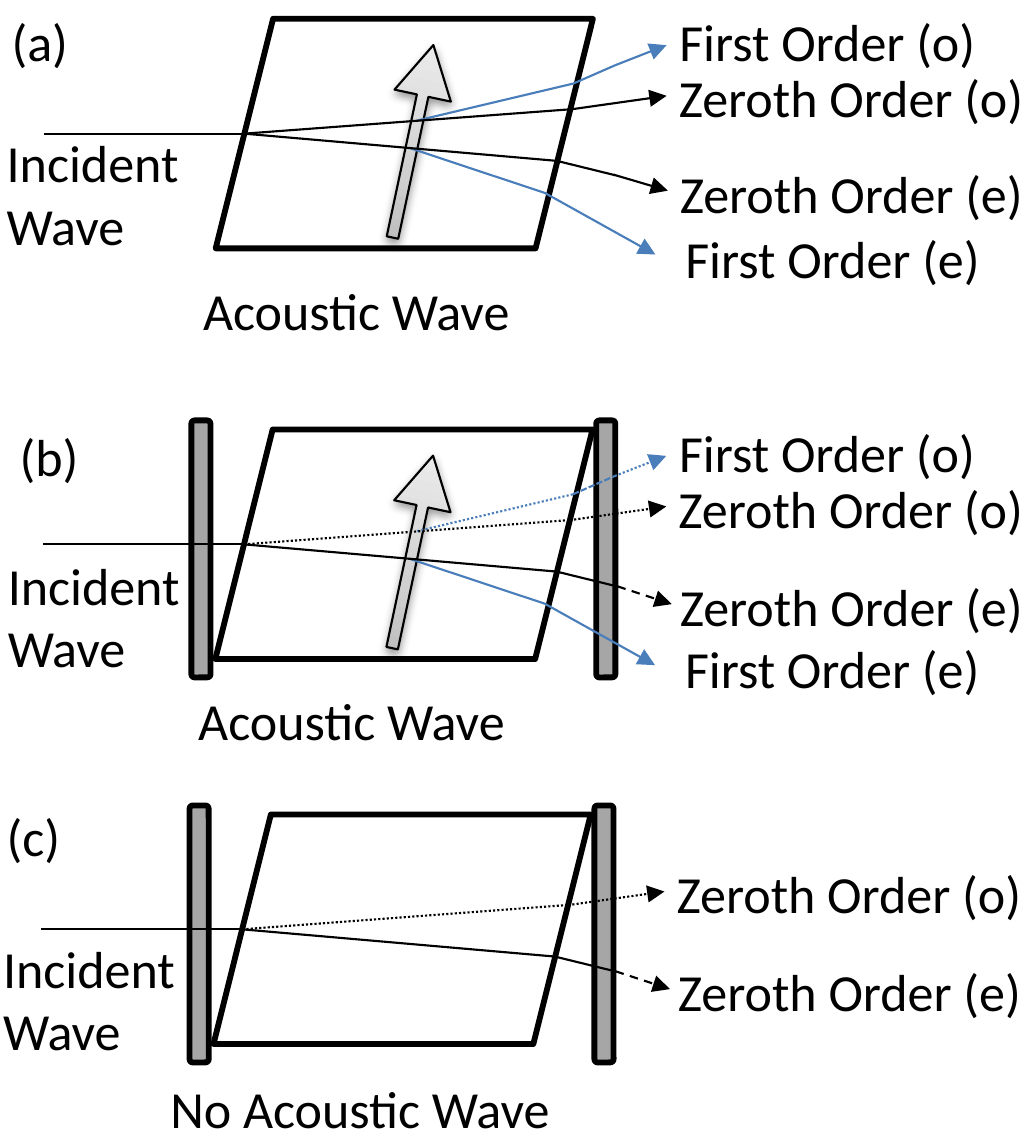
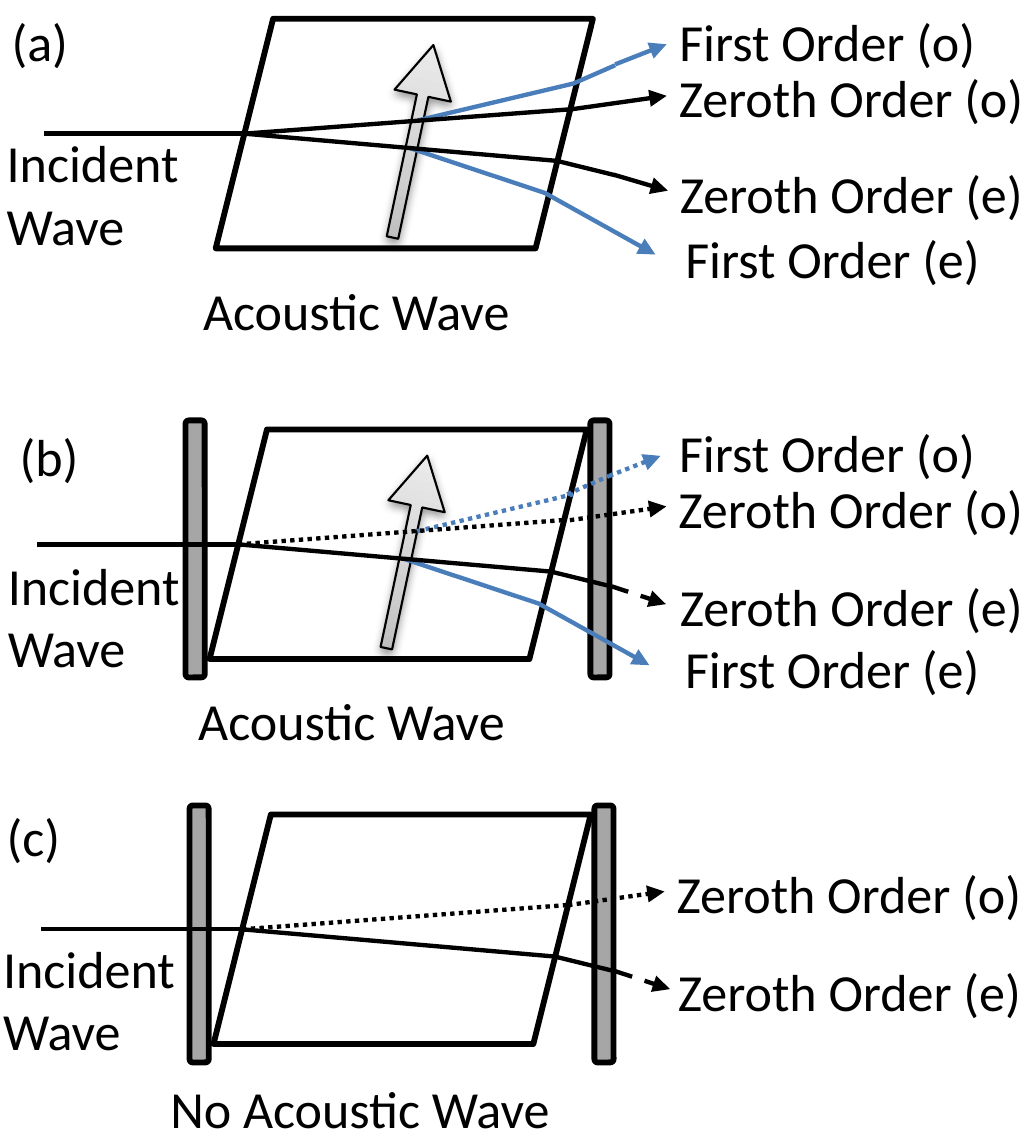
Before and after one commit to Malcarious/Thesis, a slide deck: slide 1 of RawImageFiles/3-3-AOTFConfigurations.pptx. Drawn at 1025x1148 pixels with LibreOffice and Linux fonts; fonts in the diff are those of the drawing. Boxes give left, top, right and bottom in pixels: in the first picture for what was removed or moved away, otherwise in the second. Text is boxed around its words. In the diff, an @@ line names an element or a change of style, - is before the commit and + after.

```diff
--- a/RawImageFiles/3-3-AOTFConfigurations.pptx
+++ b/RawImageFiles/3-3-AOTFConfigurations.pptx
@@ arrow (615, 65) - (667, 44): stroke #4B7EBC 0.75 pt to #4B7EBC 1.5 pt @@
@@ line (419, 121) - (573, 83): stroke #4B7EBC 0.75 pt to #4B7EBC 1.5 pt @@
@@ line (573, 83) - (615, 65): stroke #4B7EBC 0.75 pt to #4B7EBC 1.5 pt @@
@@ line (244, 133) - (569, 110): stroke #000000 0.75 pt to #000000 1.5 pt @@
@@ line (244, 133) - (44, 133): stroke #000000 0.75 pt to #000000 1.5 pt @@
@@ line (244, 133) - (556, 160): stroke #000000 0.75 pt to #000000 1.5 pt @@
@@ line (410, 148) - (546, 194): stroke #4B7EBC 0.75 pt to #4B7EBC 1.5 pt @@
@@ line (556, 160) - (615, 175): stroke #000000 0.75 pt to #000000 1.5 pt @@
@@ line (567, 494) - (608, 477): stroke #4B7EBC 0.75 pt dashed to #4B7EBC 1.5 pt dashed @@
@@ arrow (608, 477) - (660, 456): stroke #4B7EBC 0.75 pt dashed to #4B7EBC 1.5 pt dashed @@
@@ line (417, 531) - (573, 494): stroke #4B7EBC 0.75 pt dashed to #4B7EBC 1.5 pt dashed @@
@@ arrow (571, 521) - (667, 506): stroke #000000 0.75 pt dashed to #000000 1.5 pt dashed @@
@@ line (238, 544) - (563, 521): stroke #000000 0.75 pt dashed to #000000 1.5 pt dashed @@
@@ line (238, 544) - (38, 544): stroke #000000 0.75 pt to #000000 1.5 pt @@
@@ line (238, 544) - (552, 571): stroke #000000 0.75 pt to #000000 1.5 pt @@
@@ line (404, 558) - (542, 604): stroke #4B7EBC 0.75 pt to #4B7EBC 1.5 pt @@
@@ 6 lines, 3 arrows, 2 rounded rectangles, 1 parallelogram, 1 up arrow: place and size @@
-6 lines, 3 arrows, 2 rounded rectangles, 1 parallelogram, 1 up arrow at box(44, 421, 673, 677)
+6 lines, 3 arrows, 2 rounded rectangles, 1 parallelogram, 1 up arrow at box(38, 421, 667, 677)
@@ line (552, 571) - (608, 585): stroke #000000 0.75 pt to #000000 1.5 pt @@
@@ arrow (612, 588) - (667, 604): stroke #000000 0.75 pt dashed to #000000 1.5 pt dashed @@
@@ arrow (540, 604) - (650, 665): stroke #4B7EBC 0.75 pt to #4B7EBC 1.5 pt @@
@@ arrow (569, 906) - (665, 892): stroke #000000 0.75 pt dashed to #000000 1.5 pt dashed @@
@@ line (242, 929) - (554, 956): stroke #000000 0.75 pt to #000000 1.5 pt @@
@@ line (242, 929) - (567, 906): stroke #000000 0.75 pt dashed to #000000 1.5 pt dashed @@
@@ line (554, 956) - (612, 971): stroke #000000 0.75 pt to #000000 1.5 pt @@
@@ arrow (617, 971) - (671, 990): stroke #000000 0.75 pt dashed to #000000 1.5 pt dashed @@
```
Also in this commit, not shown: 12 other files.
